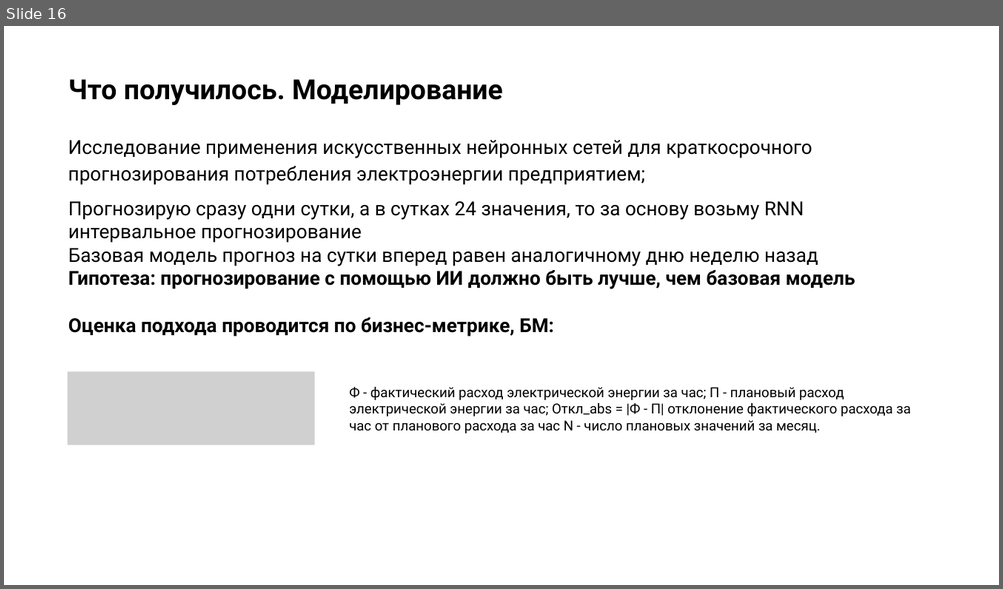
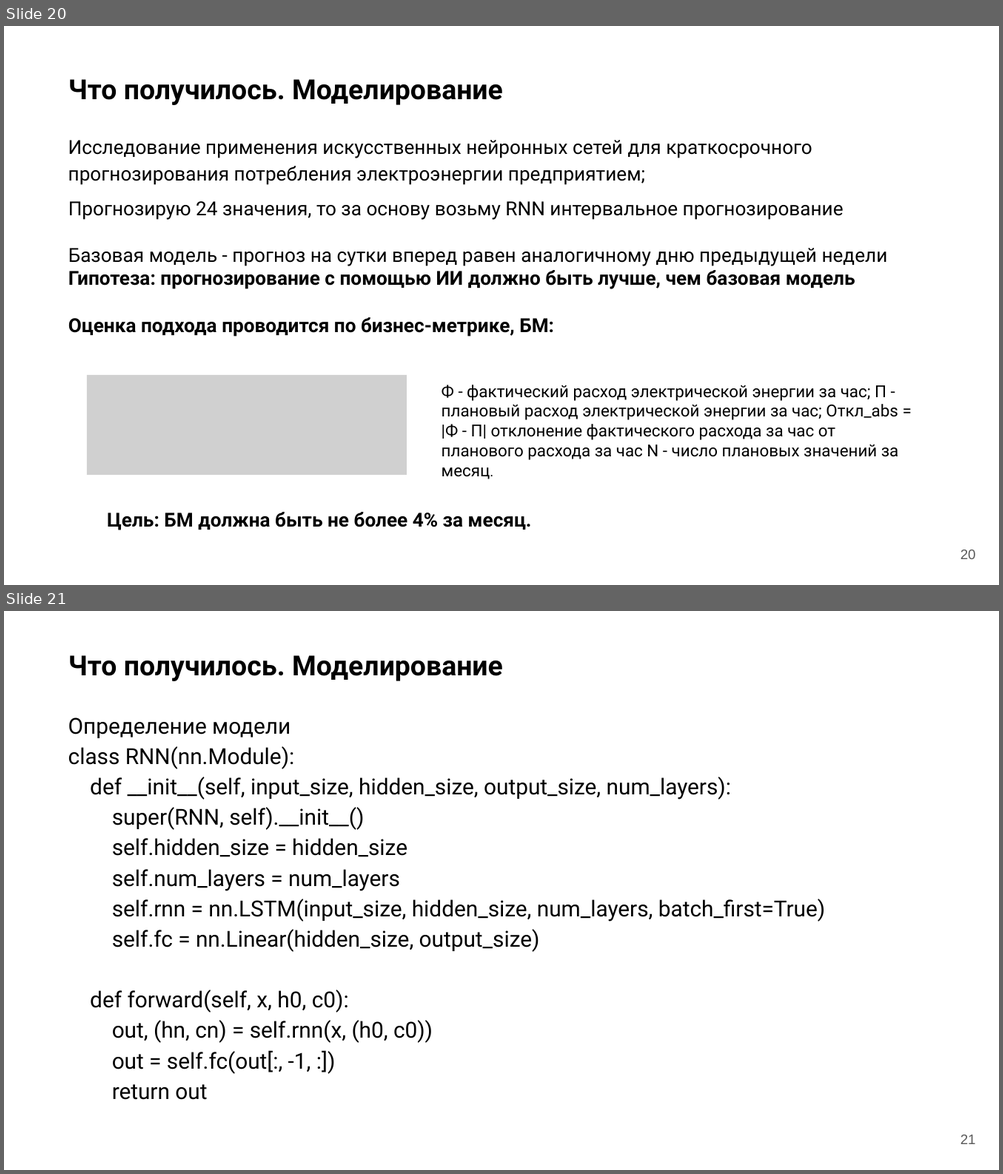
Before and after one commit to smddyakonov/otus_ds_dyakonov, a slide deck: hw-19/Презентация.pptx. Shown one above the other, each under a label of ours: slide 16 before the commit, slides 20 and 21 after it. The pictures are 1003x589 and 1003x1174 pixels, drawn with LibreOffice and Linux fonts; fonts in the diff are those of the drawing; grey boxes stand for pictures; background and template pictures are left out. Boxes give left, top, right and bottom in pixels: in the first picture for what was removed or moved away, otherwise in the second. Text is boxed around its words. In the diff, an @@ line names an element or a change of style, - is before the commit and + after.

```diff
--- a/hw-19/Презентация.pptx
+++ b/hw-19/Презентация.pptx
@@ slide 21 added at box(4, 611, 999, 1170), background picture (left out) @@
@@ title added at box(68, 655, 503, 681), 20 pt, text #000000, bold @@
+Что получилось. Моделирование
@@ text added at box(68, 718, 825, 1100), 16 pt, text #000000 @@
+Определение модели
+class RNN(nn.Module):
+def __init__(self, input_size, hidden_size, output_size, num_layers):
+super(RNN, self).__init__()
+self.hidden_size = hidden_size
+self.num_layers = num_layers
+self.rnn = nn.LSTM(input_size, hidden_size, num_layers, batch_first=True)
+self.fc = nn.Linear(hidden_size, output_size)
+def forward(self, x, h0, c0):
+out, (hn, cn) = self.rnn(x, (h0, c0))
+out = self.fc(out[:, -1, :])
+return out
@@ page number added at box(960, 1135, 976, 1145), 10 pt, text #595959 @@
+21
@@ what was slide 16 is now slide 20 @@
@@ slide 20 changed as well @@
@@ text at box(68, 201, 888, 266): text changed @@
-Прогнозирую сразу одни сутки, а в сутках 24 значения, то за основу возьму RNN интервальное прогнозирование
-Базовая модель прогноз на сутки вперед равен аналогичному дню неделю назад
+Прогнозирую 24 значения, то за основу возьму RNN интервальное прогнозирование
+Базовая модель - прогноз на сутки вперед равен аналогичному дню предыдущей недели
@@ picture: place and size @@
-picture at box(68, 372, 334, 446)
+picture at box(87, 375, 432, 475)
@@ text "Ф - фактический расход электрической ...": place and size @@
-text "Ф - фактический расход электрической ..." at box(349, 387, 910, 434)
+text "Ф - фактический расход электрической ..." at box(441, 385, 899, 480)
@@ text "Ф - фактический расход электрической ..." at box(441, 385, 899, 480): size 10 to 12 pt @@
@@ text added at box(107, 512, 532, 531), 14 pt, text #000000, bold @@
+Цель: БМ должна быть не более 4% за месяц.
@@ page number added at box(960, 550, 976, 560), 10 pt, text #595959 @@
+20
```
Also in this commit, not shown: 16 other slides changed, 6 other slides added, 2 other files.
